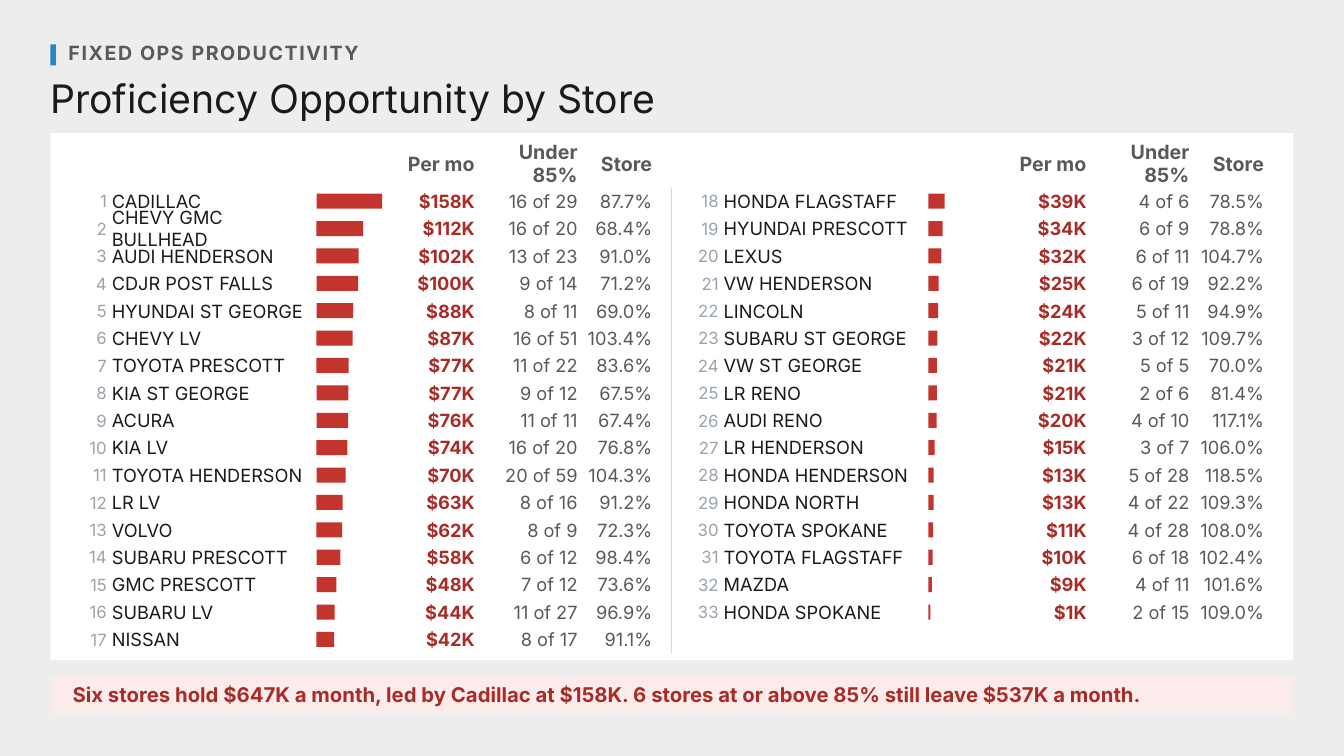
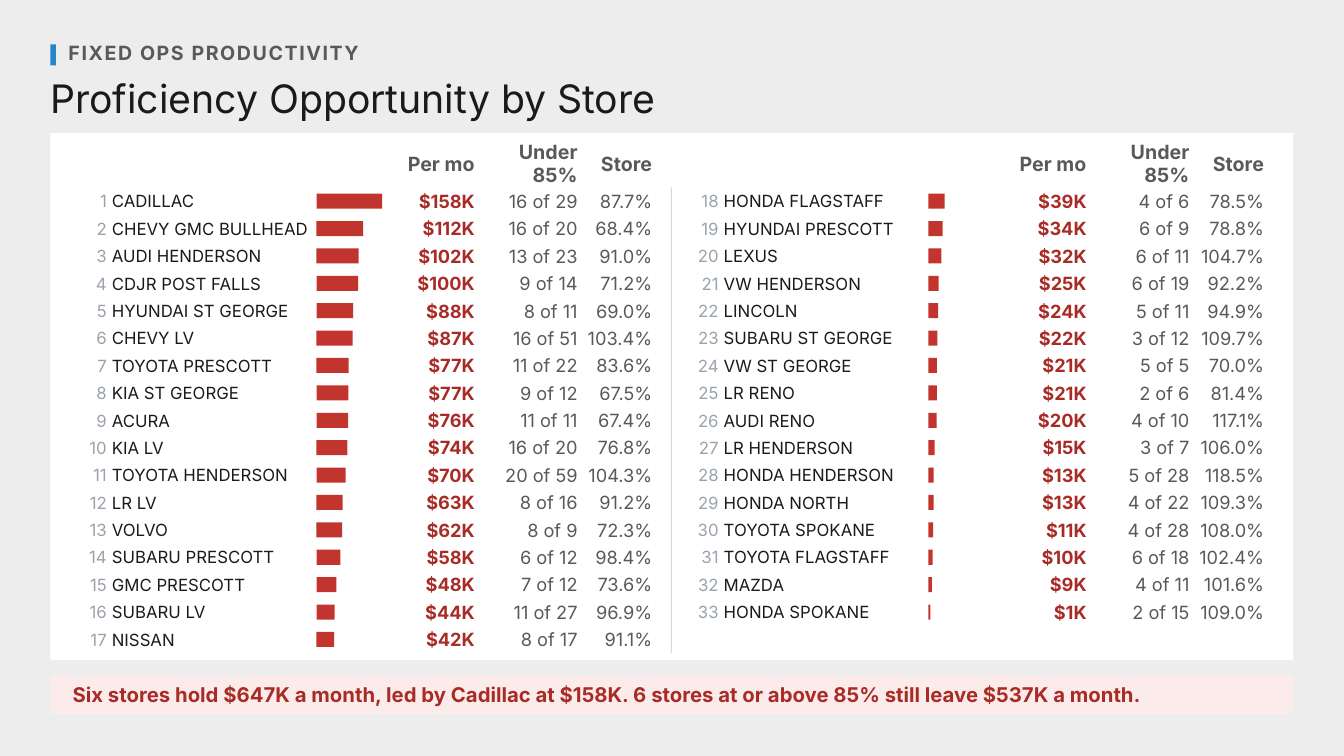
Before and after one commit to Ndresner/Noah, a slide deck: slide 140 of day2-deck/decks/Fixed Ops - Day 2 Example Test Deck.pptx (slide 136 before the commit). Drawn at 1344x756 pixels with LibreOffice and Linux fonts; fonts in the diff are those of the drawing. Boxes give left, top, right and bottom in pixels: in the first picture for what was removed or moved away, otherwise in the second. Text is boxed around its words. In the diff, an @@ line names an element or a change of style, - is before the commit and + after.

```diff
--- a/day2-deck/decks/Fixed Ops - Day 2 Example Test Deck.pptx
+++ b/day2-deck/decks/Fixed Ops - Day 2 Example Test Deck.pptx
@@ size 13 to 12 pt in 33 elements at [112, 194, 194, 207], [112, 222, 308, 235], [112, 249, 261, 263], [112, 277, 261, 291], [112, 304, 288, 318], [112, 331, 194, 344], [112, 359, 272, 372], [112, 386, 239, 399], [112, 414, 170, 427], [112, 441, 164, 454], [112, 468, 287, 481], [112, 496, 157, 509], [112, 523, 168, 536], [112, 550, 275, 564], [112, 578, 246, 592], [112, 605, 206, 618], [112, 633, 175, 646], [724, 194, 883, 208], [724, 222, 894, 235], [724, 249, 778, 263], [724, 277, 861, 290], [724, 304, 798, 317], [724, 331, 893, 344], [724, 359, 852, 372], [724, 386, 795, 399], [724, 414, 815, 427], [724, 441, 853, 454], [724, 468, 893, 481], [724, 496, 849, 509], [724, 523, 875, 537], [724, 550, 889, 564], [724, 578, 784, 591], [724, 605, 869, 619] @@
```
Also in this commit, not shown: 20 other slides changed, 5 slides added, 10 slides removed, 48 other files.
